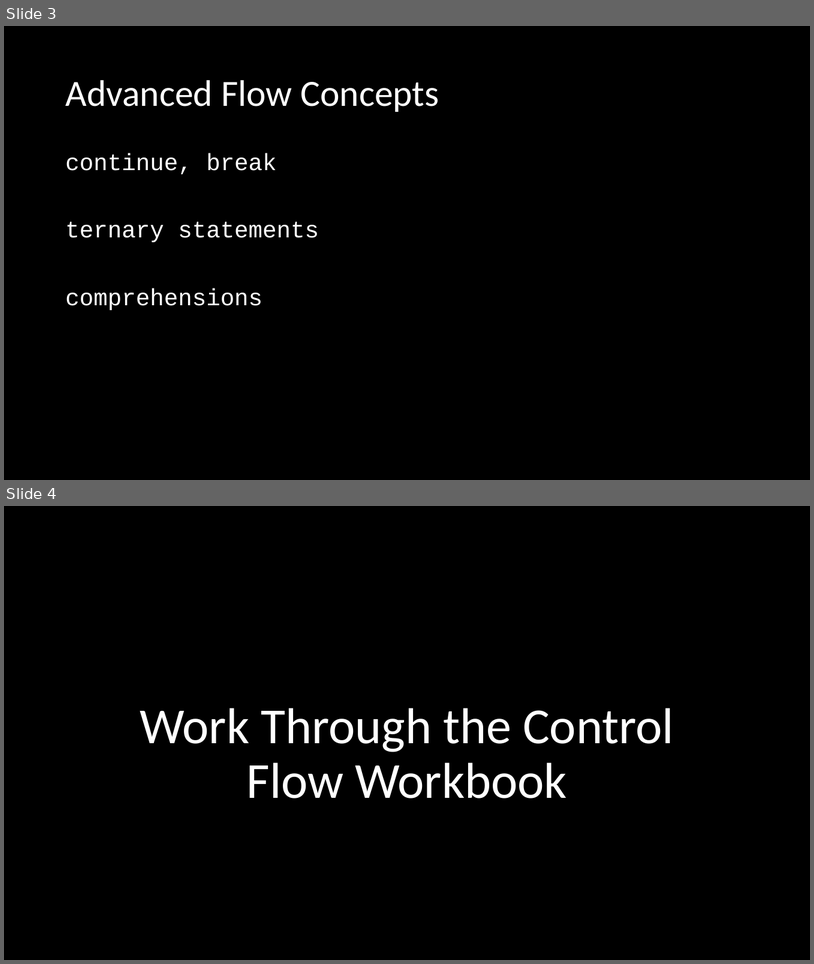
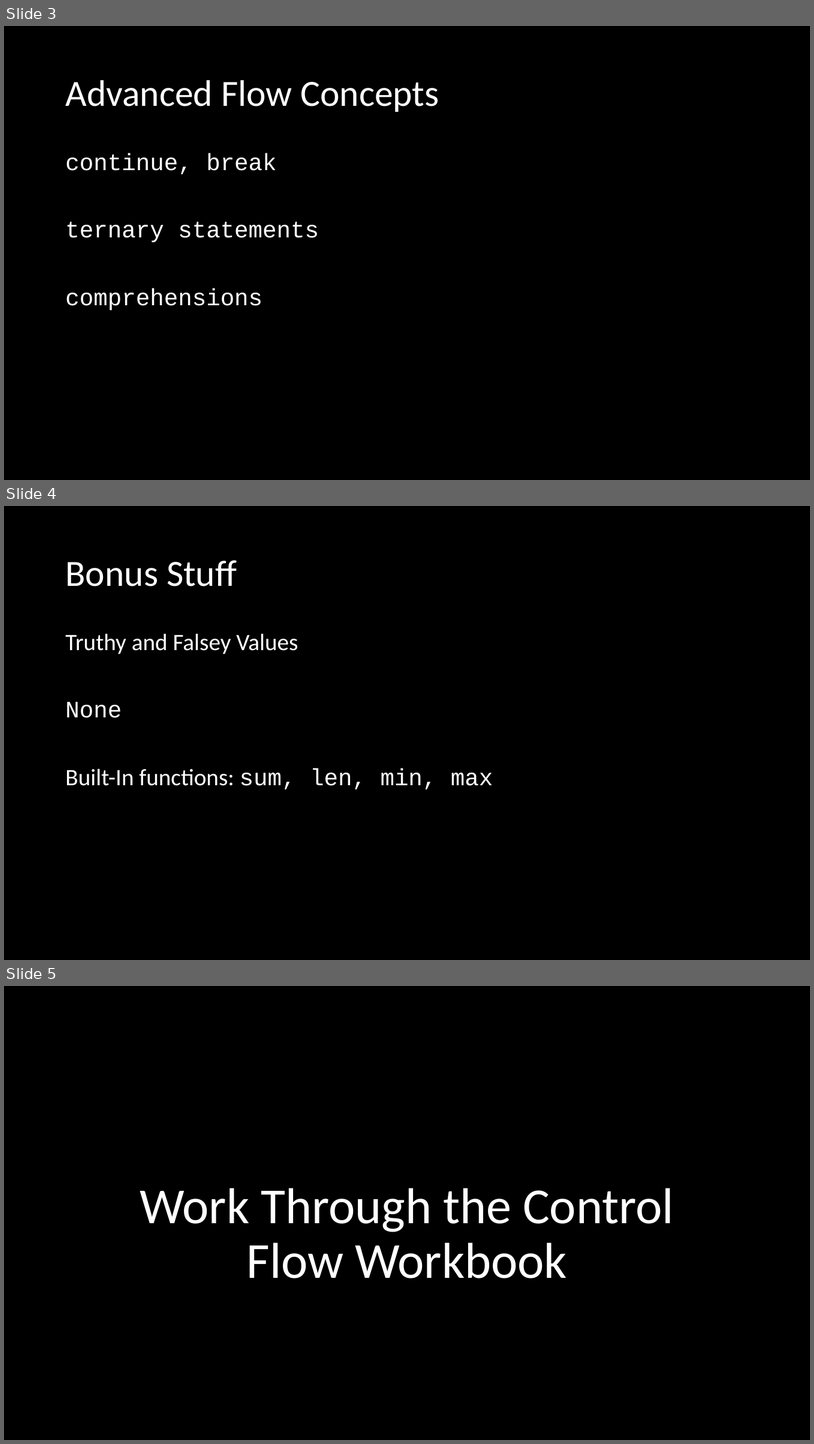
Before and after one commit to RobertKoehlmoos/control-flow, a slide deck: control_flow.pptx. Shown one above the other, each under a label of ours: slides 3 and 4 before the commit, slides 3, 4 and 5 after it. The pictures are 814x964 and 814x1444 pixels, drawn with LibreOffice and Linux fonts; fonts in the diff are those of the drawing. Boxes give left, top, right and bottom in pixels: in the first picture for what was removed or moved away, otherwise in the second. Text is boxed around its words. In the diff, an @@ line names an element or a change of style, - is before the commit and + after.

```diff
--- a/control_flow.pptx
+++ b/control_flow.pptx
@@ slide 4 added at <box>4,506,810,960</box>, background #000000 @@
@@ title added at <box>65,560,237,586</box>, 44 pt, text #FFFFFF @@
+Bonus Stuff
@@ text added at <box>65,633,493,789</box>, 28 pt, text #FFFFFF @@
+Truthy and Falsey Values
+None
+Built-In functions: sum, len, min, max
@@ what was slide 4 is now slide 5 @@
```
Also in this commit, not shown: 2 other files.
